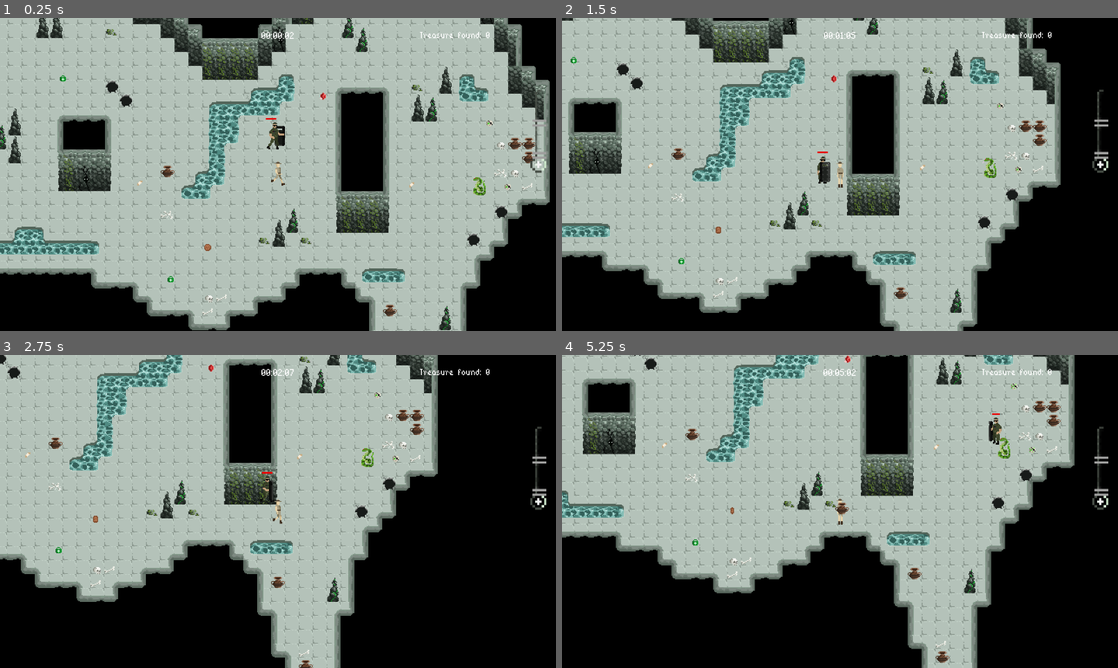
Above: before the commit, frames 1-4 (two rows, left to right).
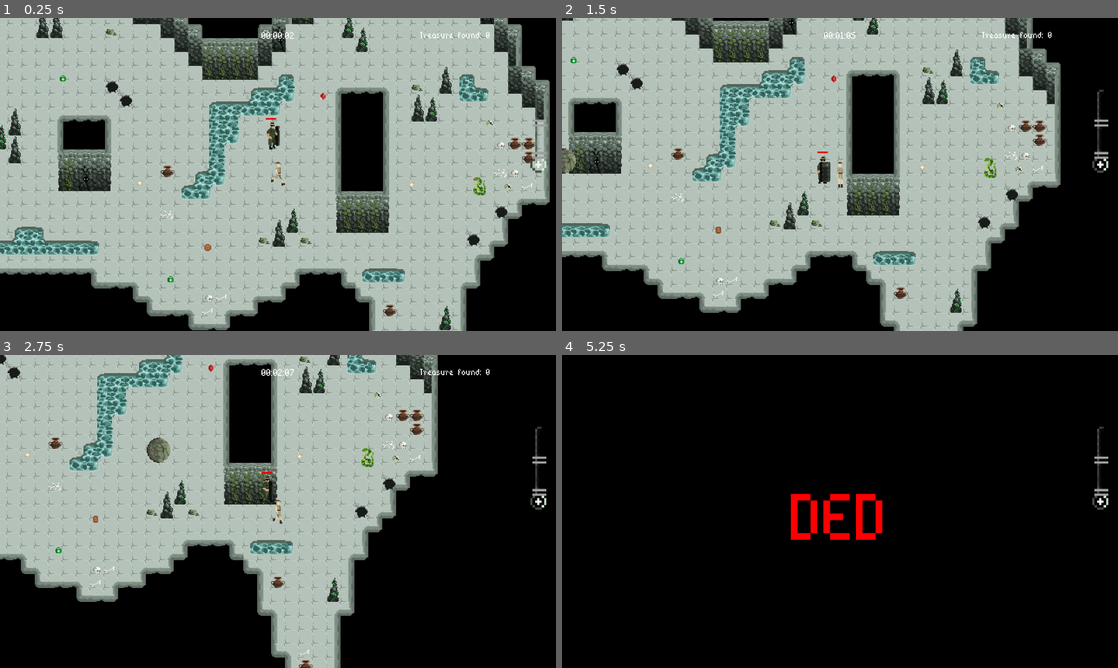
Above: after the commit, the same moments.

Repository: mirogon/Archaeology
Game: Godot game, scene res://Scenes/Main.tscn
Two runs of this game, one before a commit and one after it. Both use one fixed random seed, a clock stepped at 60 frames per second and the inputs below. The engine's default icon, where the game draws it, is replaced by a stand-in: a white triangle on a blue panel in a dark square.
Inputs (mouse positions are in pixels of both pictures, inside the frame that each line leads up to):
- Up to frame 1 (0.25 s): no input
- Up to frame 2 (1.5 s): move the mouse to (962, 158) at 0.52 s; hold Right (ui_right) 0.53-1.28 s; tap F (action) at 0.6, 1.35 s; click (962, 158) at 0.67 s; move the mouse to (728, 190) at 1.27 s; hold Down (ui_down) from 1.28 s (still down)
- Up to frame 3 (2.75 s): move the mouse to (333, 442) at 2.02 s; release Down (ui_down) at 2.03 s; hold Right (ui_right) from 2.03 s (still down); tap F (action) at 2.1 s
- Up to frame 4 (5.25 s): move the mouse to (812, 574) at 2.77 s; release Right (ui_right) at 2.78 s; hold Up (ui_up) 2.78-3.53 s; tap F (action) every 0.75 s from 2.85 to 5.1 s; click (812, 574) at 2.92 s; move the mouse to (1006, 558) at 3.52 s; hold Left (ui_left) 3.53-5.03 s; move the mouse to (673, 464) at 4.27 s; move the mouse to (867, 511) at 5.02 s; hold Down (ui_down) from 5.03 s (still down); click (867, 511) at 5.17 s

The runs differ from the first frame. In frame 1, 0.2% of the frame differs, in the area x 48-52%, y 33-42%; in frame 2, 0.2%; in frame 3, 0.3%; in frame 4, 60%, in the area x 0-93%, y 0-100%.

Commit message:
Boulder is coming for you!

Diff:
--- a/Scenes/Boulder.tscn
+++ b/Scenes/Boulder.tscn
@@ -47,61 +47,20 @@
 "speed": 8.0
 } ]
 
-[sub_resource type="RectangleShape2D" id=14]
-extents = Vector2( 9.5, 0.5 )
+[sub_resource type="CircleShape2D" id=11]
+radius = 13.0112
 
-[sub_resource type="Animation" id=12]
-resource_name = "Boulder_Move"
-length = 3.0
-tracks/0/type = "value"
-tracks/0/path = NodePath("Boulder:position")
-tracks/0/interp = 1
-tracks/0/loop_wrap = true
-tracks/0/imported = false
-tracks/0/enabled = true
-tracks/0/keys = {
-"times": PoolRealArray( 0, 3 ),
-"transitions": PoolRealArray( 1, 1 ),
-"update": 0,
-"values": [ Vector2( 0, 0 ), Vector2( 163, 0 ) ]
-}
+[node name="Boulder" type="Area2D"]
+script = ExtResource( 2 )
 
-[sub_resource type="Animation" id=13]
-length = 0.001
-tracks/0/type = "value"
-tracks/0/path = NodePath("Boulder:position")
-tracks/0/interp = 1
-tracks/0/loop_wrap = true
-tracks/0/imported = false
-tracks/0/enabled = true
-tracks/0/keys = {
-"times": PoolRealArray( 0 ),
-"transitions": PoolRealArray( 1 ),
-"update": 0,
-"values": [ Vector2( 0, 0 ) ]
-}
-
-[node name="Boulder" type="Node2D"]
-
-[node name="Boulder" type="KinematicBody2D" parent="."]
-motion/sync_to_physics = true
-script = ExtResource( 2 )
-__meta__ = {
-"_edit_group_": true
-}
-
-[node name="AnimatedSprite" type="AnimatedSprite" parent="Boulder"]
+[node name="AnimatedSprite" type="AnimatedSprite" parent="."]
 frames = SubResource( 10 )
 animation = "Boulder_Roll"
-frame = 4
+frame = 7
 playing = true
 
-[node name="CollisionShape2D" type="CollisionShape2D" parent="Boulder"]
-position = Vector2( 0.5, -11.5 )
-shape = SubResource( 14 )
+[node name="CollisionShape2D" type="CollisionShape2D" parent="."]
+position = Vector2( 0, 1.539 )
+shape = SubResource( 11 )
 
-[node name="AnimationPlayer" type="AnimationPlayer" parent="Boulder"]
-root_node = NodePath("../..")
-playback_process_mode = 0
-anims/Boulder_Move = SubResource( 12 )
-anims/RESET = SubResource( 13 )
+[connection signal="area_entered" from="." to="." method="_on_Boulder_area_entered"]
--- a/Scenes/Main.tscn
+++ b/Scenes/Main.tscn
@@ -6,6 +6,7 @@
 [ext_resource path="res://Scripts/HealthResourceBar.gd" type="Script" id=4]
 [ext_resource path="res://Scenes/Soldier.tscn" type="PackedScene" id=5]
 [ext_resource path="res://Scenes/HealthResourceBar.tscn" type="PackedScene" id=6]
+[ext_resource path="res://Scenes/Boulder.tscn" type="PackedScene" id=7]
 [ext_resource path="res://Scripts/TimerLabel.gd" type="Script" id=9]
 [ext_resource path="res://Asstes/Fonts/BitPotion.ttf" type="DynamicFontData" id=10]
 [ext_resource path="res://Scripts/TreasureLabel.gd" type="Script" id=13]
@@ -80,6 +81,10 @@
 [node name="HealthResourceBar" parent="UiCanvasLayer" instance=ExtResource( 6 )]
 script = ExtResource( 4 )
 
+[node name="Boulder" parent="." instance=ExtResource( 7 )]
+position = Vector2( -919, 32 )
+hit_damage = 80
+
 [connection signal="heal_resource_update" from="Player" to="UiCanvasLayer/HealthResourceBar" method="_on_Player_heal_resource_update"]
 [connection signal="treasure_update" from="Player" to="UiCanvasLayer/TreasureLabel" method="_on_Player_treasure_update"]
 [connection signal="timeout" from="UiCanvasLayer/Timer" to="UiCanvasLayer/TimerLabel" method="_on_Timer_timeout"]
--- a/Scenes/Player.tscn
+++ b/Scenes/Player.tscn
@@ -108,7 +108,7 @@
 [sub_resource type="RectangleShape2D" id=45]
 extents = Vector2( 5, 13.5 )
 
-[node name="Player" type="KinematicBody2D"]
+[node name="Player" type="KinematicBody2D" groups=["Player"]]
 position = Vector2( -482, -44 )
 script = ExtResource( 2 )
 projectileScene = ExtResource( 5 )
@@ -125,7 +125,7 @@
 [node name="AnimatedSprite" type="AnimatedSprite" parent="."]
 frames = SubResource( 26 )
 animation = "Walk_Right"
-frame = 2
+frame = 1
 playing = true
 
 [node name="HealthSystem" parent="." instance=ExtResource( 3 )]
@@ -140,5 +140,6 @@
 
 [connection signal="died" from="HealthSystem" to="." method="_on_HealthSystem_died"]
 [connection signal="health_update" from="HealthSystem" to="." method="_on_HealthSystem_health_update"]
+[connection signal="health_update" from="HealthSystem" to="ProgressBar" method="_on_HealthSystem_health_update"]
 [connection signal="area_entered" from="Area2D" to="." method="_on_Area2D_area_entered"]
 [connection signal="area_exited" from="Area2D" to="." method="_on_Area2D_area_exited"]
--- a/Scenes/Soldier.tscn
+++ b/Scenes/Soldier.tscn
@@ -31,21 +31,21 @@
 atlas = ExtResource( 1 )
 region = Rect2( 128, 96, 32, 32 )
 
-[sub_resource type="AtlasTexture" id=43]
-atlas = ExtResource( 7 )
-region = Rect2( 0, 32, 32, 32 )
+[sub_resource type="AtlasTexture" id=21]
+atlas = ExtResource( 1 )
+region = Rect2( 0, 0, 32, 32 )
 
-[sub_resource type="AtlasTexture" id=44]
-atlas = ExtResource( 7 )
-region = Rect2( 32, 32, 32, 32 )
+[sub_resource type="AtlasTexture" id=22]
+atlas = ExtResource( 1 )
+region = Rect2( 32, 0, 32, 32 )
 
-[sub_resource type="AtlasTexture" id=45]
-atlas = ExtResource( 7 )
-region = Rect2( 64, 32, 32, 32 )
+[sub_resource type="AtlasTexture" id=23]
+atlas = ExtResource( 1 )
+region = Rect2( 64, 0, 32, 32 )
 
-[sub_resource type="AtlasTexture" id=46]
-atlas = ExtResource( 7 )
-region = Rect2( 96, 32, 32, 32 )
+[sub_resource type="AtlasTexture" id=24]
+atlas = ExtResource( 1 )
+region = Rect2( 96, 0, 32, 32 )
 
 [sub_resource type="AtlasTexture" id=25]
 atlas = ExtResource( 1 )
@@ -67,20 +67,20 @@
 atlas = ExtResource( 1 )
 region = Rect2( 128, 64, 32, 32 )
 
-[sub_resource type="AtlasTexture" id=35]
-atlas = ExtResource( 1 )
+[sub_resource type="AtlasTexture" id=43]
+atlas = ExtResource( 7 )
 region = Rect2( 0, 32, 32, 32 )
 
-[sub_resource type="AtlasTexture" id=36]
-atlas = ExtResource( 1 )
+[sub_resource type="AtlasTexture" id=44]
+atlas = ExtResource( 7 )
 region = Rect2( 32, 32, 32, 32 )
 
-[sub_resource type="AtlasTexture" id=37]
-atlas = ExtResource( 1 )
+[sub_resource type="AtlasTexture" id=45]
+atlas = ExtResource( 7 )
 region = Rect2( 64, 32, 32, 32 )
 
-[sub_resource type="AtlasTexture" id=38]
-atlas = ExtResource( 1 )
+[sub_resource type="AtlasTexture" id=46]
+atlas = ExtResource( 7 )
 region = Rect2( 96, 32, 32, 32 )
 
 [sub_resource type="AtlasTexture" id=39]
@@ -99,21 +99,21 @@
 atlas = ExtResource( 7 )
 region = Rect2( 96, 0, 32, 32 )
 
-[sub_resource type="AtlasTexture" id=21]
+[sub_resource type="AtlasTexture" id=35]
 atlas = ExtResource( 1 )
-region = Rect2( 0, 0, 32, 32 )
+region = Rect2( 0, 32, 32, 32 )
 
-[sub_resource type="AtlasTexture" id=22]
+[sub_resource type="AtlasTexture" id=36]
 atlas = ExtResource( 1 )
-region = Rect2( 32, 0, 32, 32 )
+region = Rect2( 32, 32, 32, 32 )
 
-[sub_resource type="AtlasTexture" id=23]
+[sub_resource type="AtlasTexture" id=37]
 atlas = ExtResource( 1 )
-region = Rect2( 64, 0, 32, 32 )
+region = Rect2( 64, 32, 32, 32 )
 
-[sub_resource type="AtlasTexture" id=24]
+[sub_resource type="AtlasTexture" id=38]
 atlas = ExtResource( 1 )
-region = Rect2( 96, 0, 32, 32 )
+region = Rect2( 96, 32, 32, 32 )
 
 [sub_resource type="SpriteFrames" id=19]
 animations = [ {
@@ -122,29 +122,29 @@
 "name": "Army_Walk_Left",
 "speed": 8.0
 }, {
-"frames": [ SubResource( 43 ), SubResource( 44 ), SubResource( 45 ), SubResource( 46 ) ],
+"frames": [ SubResource( 21 ), SubResource( 22 ), SubResource( 23 ), SubResource( 24 ) ],
 "loop": true,
-"name": "Army_ATK_Left",
-"speed": 12.0
+"name": "Army_Walk_Down",
+"speed": 5.0
 }, {
 "frames": [ SubResource( 25 ), SubResource( 26 ), SubResource( 27 ), SubResource( 28 ), SubResource( 29 ) ],
 "loop": true,
 "name": "Army_Walk_Right",
 "speed": 8.0
 }, {
-"frames": [ SubResource( 35 ), SubResource( 36 ), SubResource( 37 ), SubResource( 38 ) ],
+"frames": [ SubResource( 43 ), SubResource( 44 ), SubResource( 45 ), SubResource( 46 ) ],
 "loop": true,
-"name": "Army_Walk_Up",
-"speed": 5.0
+"name": "Army_ATK_Left",
+"speed": 12.0
 }, {
 "frames": [ SubResource( 39 ), SubResource( 40 ), SubResource( 41 ), SubResource( 42 ) ],
 "loop": true,
 "name": "Army_ATK_Right",
 "speed": 12.0
 }, {
-"frames": [ SubResource( 21 ), SubResource( 22 ), SubResource( 23 ), SubResource( 24 ) ],
+"frames": [ SubResource( 35 ), SubResource( 36 ), SubResource( 37 ), SubResource( 38 ) ],
 "loop": true,
-"name": "Army_Walk_Down",
+"name": "Army_Walk_Up",
 "speed": 5.0
 } ]
 
@@ -161,6 +161,7 @@
 position = Vector2( 0, -16 )
 frames = SubResource( 19 )
 animation = "Army_ATK_Right"
+frame = 2
 playing = true
 
 [node name="NavigationMovement" parent="." instance=ExtResource( 2 )]
--- a/Scripts/Boulder.gd
+++ b/Scripts/Boulder.gd
@@ -1,17 +1,21 @@
-extends KinematicBody2D
+extends Area2D
 
-
-# Declare member variables here. Examples:
-# var a = 2
-# var b = "text"
-
+export var hit_damage = 100
+export var move_speed = 200
 
 # Called when the node enters the scene tree for the first time.
 func _ready():
-	$AnimationPlayer.play("Boulder_Move")
 	pass # Replace with function body.
 
 
 # Called every frame. 'delta' is the elapsed time since the previous frame.
-#func _process(delta):
-#	pass
+func _process(delta):
+	position += Vector2(move_speed * delta, 0)
+
+func _on_Boulder_area_entered(area):
+	if area.get_parent().is_in_group("Player"):
+		var player = area.get_parent() as Player
+		player.get_node("HealthSystem").take_damage(hit_damage)
+
+	if area is Soldier:
+		area.get_node("HealthSystem").take_damage(hit_damage)
--- a/Scripts/Ui.gd
+++ b/Scripts/Ui.gd
@@ -9,7 +9,7 @@
 # Called when the node enters the scene tree for the first time.
 func _ready():
 	get_parent().get_node("Soldier/HealthSystem").connect("died", self, "on_soldier_died")
-
+	get_parent().get_node("Player/HealthSystem").connect("died", self, "on_player_died")
 
 # Called every frame. 'delta' is the elapsed time since the previous frame.
 #func _process(delta):
@@ -19,3 +19,8 @@
 	$Dead.visible = true
 	$DeadLabel.visible = true
 	get_tree().paused = true
+
+func on_player_died():
+	$Dead.visible = true
+	$DeadLabel.visible = true
+	get_tree().paused = true
Not shown: 1 places in Scenes/Boulder.tscn that only renumber resources
Not shown: 1 places in Scenes/Main.tscn that only renumber resources
